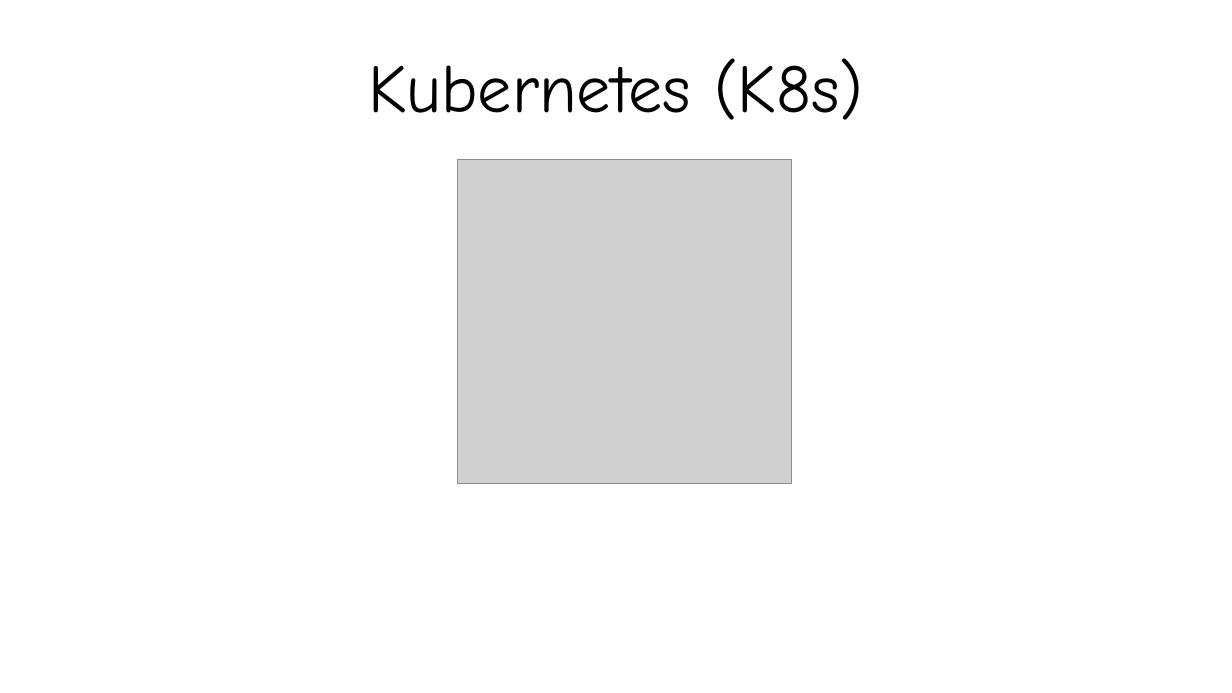
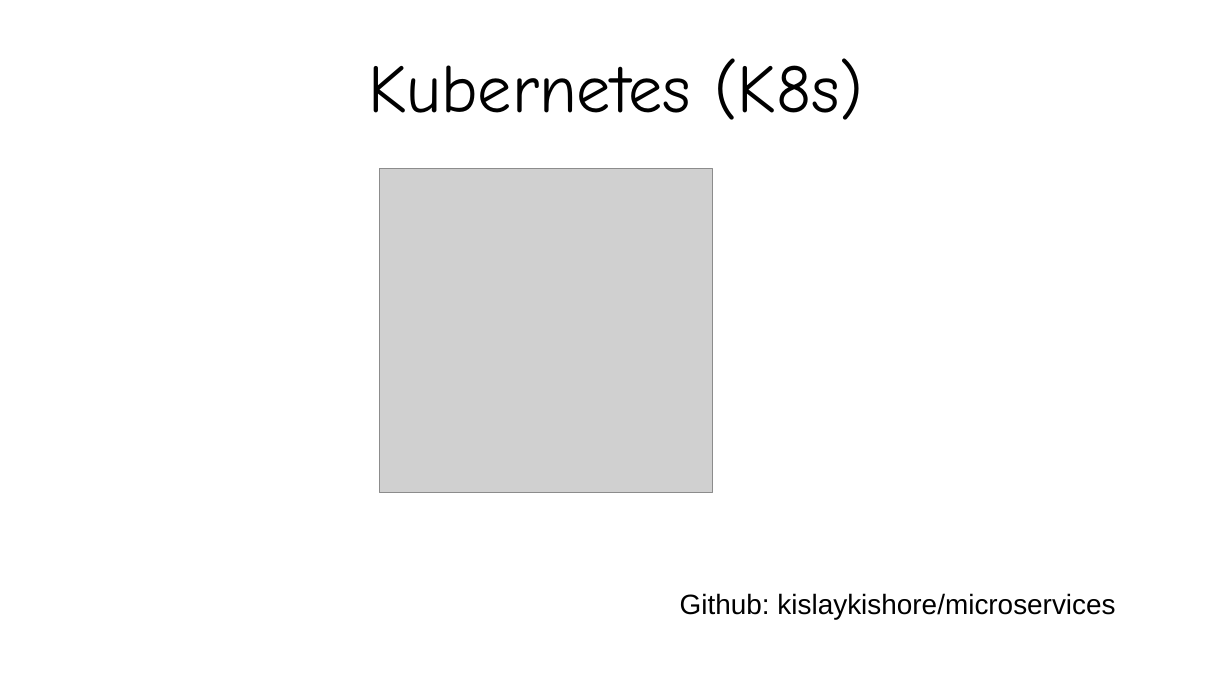
Before and after one commit to kislaykishore/microservices, a slide deck: slide 1 of Kubernetes.odp. Drawn at 1232x693 pixels with LibreOffice and Linux fonts; fonts in the diff are those of the drawing; grey boxes stand for pictures. Boxes give left, top, right and bottom in pixels: in the first picture for what was removed or moved away, otherwise in the second. Text is boxed around its words. In the diff, an @@ line names an element or a change of style, - is before the commit and + after.

Commit message:
Add Github link

```diff
--- a/Kubernetes.odp
+++ b/Kubernetes.odp
@@ picture: place and size @@
-picture at (457, 160, 792, 484)
+picture at (379, 169, 713, 493)
@@ text added at (680, 593, 1115, 619), 18 pt, text #000000 @@
+Github: kislaykishore/microservices
```
